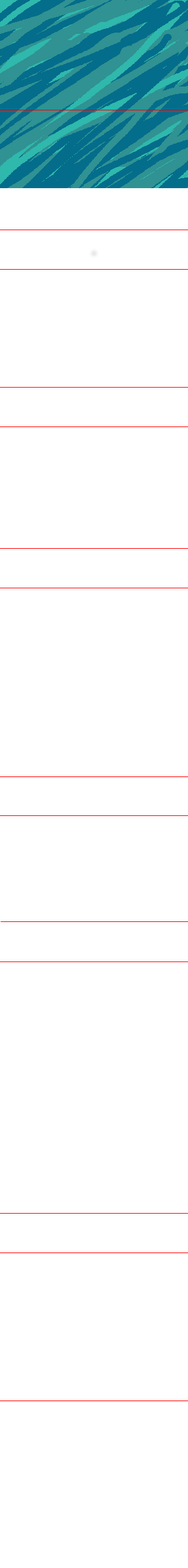
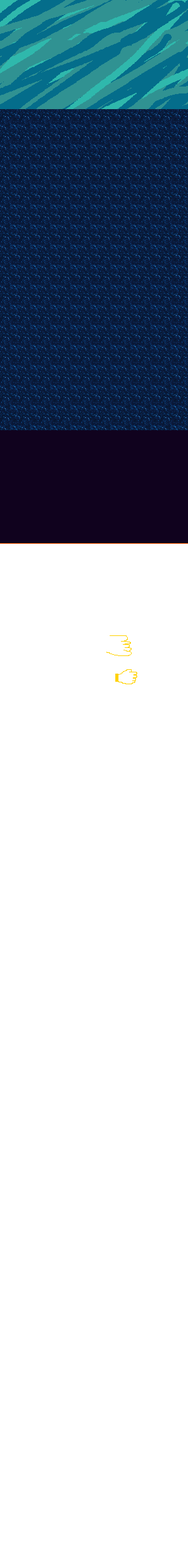
Before/after of a 188px x 1568px layered artwork. What changed in the layer stack:
removed layer "separators" over [0,107,188,1402]
added layer "Pasted Layer" above "separator" over [0,109,188,431]
added layer "separator" above "section_4" over [0,543,188,544]
added group "section_4" with 2 layers above "section_2->section_3" over [106,635,138,685]
added layer "content" in group "section_4" over [106,635,138,685]
added layer "section_2->section_3" above "section_1->section_2" over [0,358,188,398]
added layer "section_1->section_2" above "section_2" over [0,217,188,272]
added layer "section_2" above "section_3" over [0,217,188,359]
added layer "section_3" above "frontmatter+section_1" over [0,311,188,544]
renamed "frontmatter" to "frontmatter+section_1", painted on it over [0,51,188,329]
